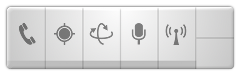
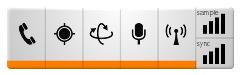
Before/after of a w=240, h=75 layered artwork. What changed in the layer stack:
added layer "phone state" above "location" over <box>19,22,36,45</box>
added layer "location" above "motion" over <box>54,23,75,45</box>
added layer "motion" above "ambience" over <box>89,23,113,45</box>
added layer "ambience" above "devices" over <box>131,23,146,45</box>
renamed "icons" to "devices", opacity 50% → 100%, painted on it over <box>19,22,187,45</box>
added layer "sample#1" above "sample bars" over <box>197,10,219,17</box>
added layer "sample bars" above "sync" over <box>202,13,225,34</box>
added layer "sync" above "sync bars" over <box>197,42,210,48</box>
added layer "sync bars" above "bg off" over <box>202,43,225,64</box>
renamed "bg inactive" to "bg off", hid it, painted on it over <box>7,7,234,69</box>
renamed "bg inactive pressed" to "bg off pressed", hid it, painted on it over <box>7,7,234,69</box>
renamed "bg active" to "bg on", showed it, painted on it over <box>7,7,234,69</box>
renamed "bg active pressed" to "bg on pressed", showed it, painted on it over <box>7,7,234,69</box>
hid "Drop Shadow" over <box>4,4,236,71</box>
